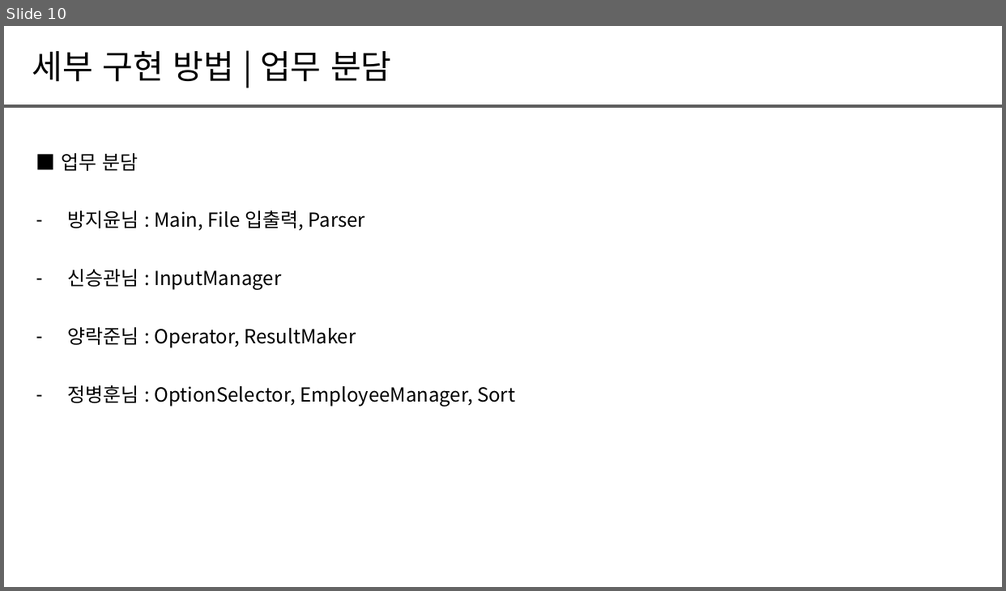
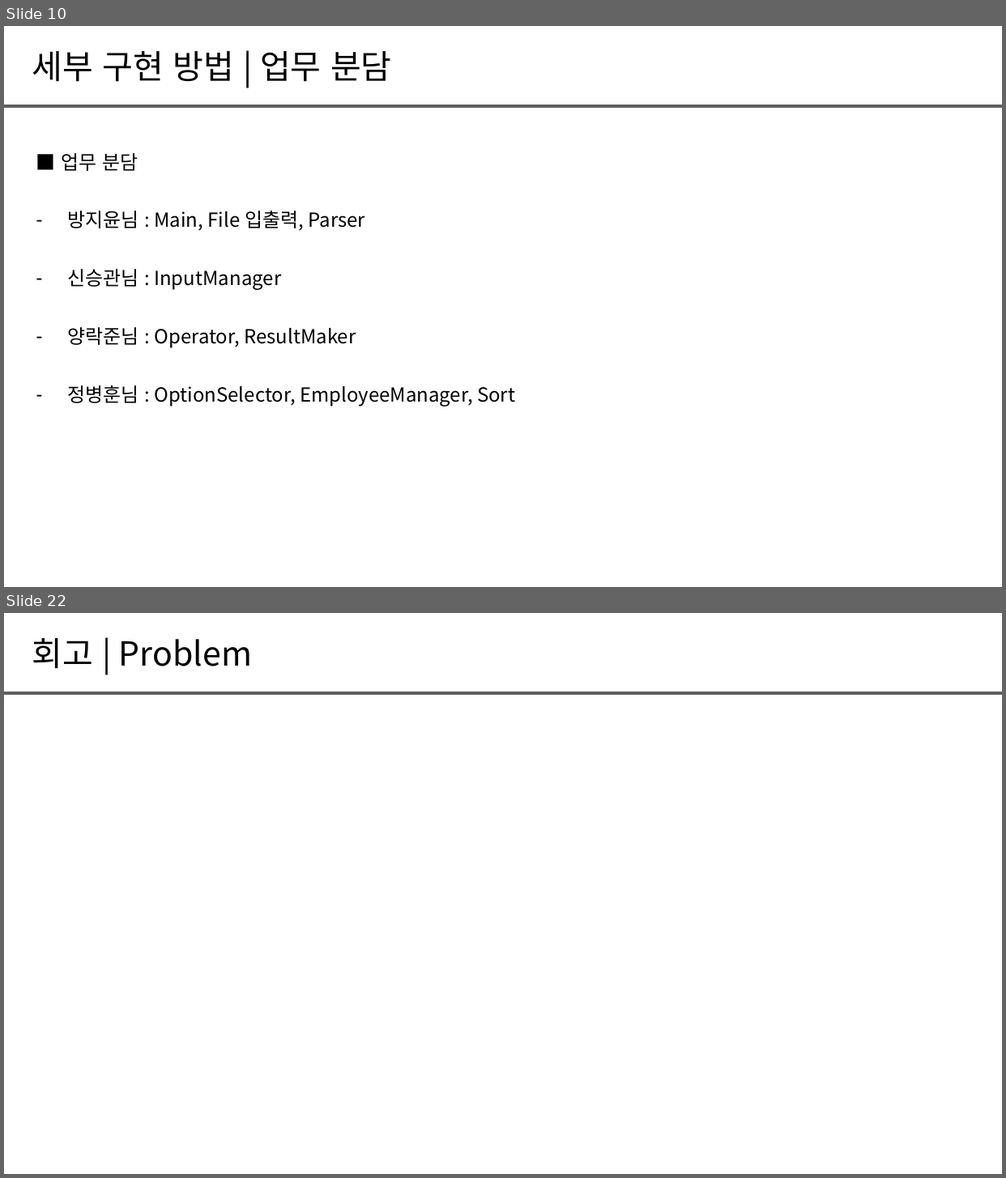
Before and after one commit to Rakjunyang/BeautifulCode, a slide deck: 팀프로젝트＿발표양식_B조.pptx. Shown one above the other, each under a label of ours: slide 10 before the commit, slides 10 and 22 after it; the slides between them are not shown. The pictures are 1006x591 and 1006x1178 pixels, drawn with LibreOffice and Linux fonts; fonts in the diff are those of the drawing. Boxes give left, top, right and bottom in pixels: in the first picture for what was removed or moved away, otherwise in the second. Text is boxed around its words. In the diff, an @@ line names an element or a change of style, - is before the commit and + after.

```diff
--- a/팀프로젝트＿발표양식_B조.pptx
+++ b/팀프로젝트＿발표양식_B조.pptx
@@ slide 22 added at bbox=[4, 613, 1002, 1174], background #FFFFFF @@
@@ text added at bbox=[32, 638, 252, 669], 24 pt, text #000000 @@
+회고 | Problem
@@ line added from (4, 693) to (1002, 693), #5F5F5F 2 pt @@
```
Also in this commit, not shown: 1 slide changed, 12 other slides added.
